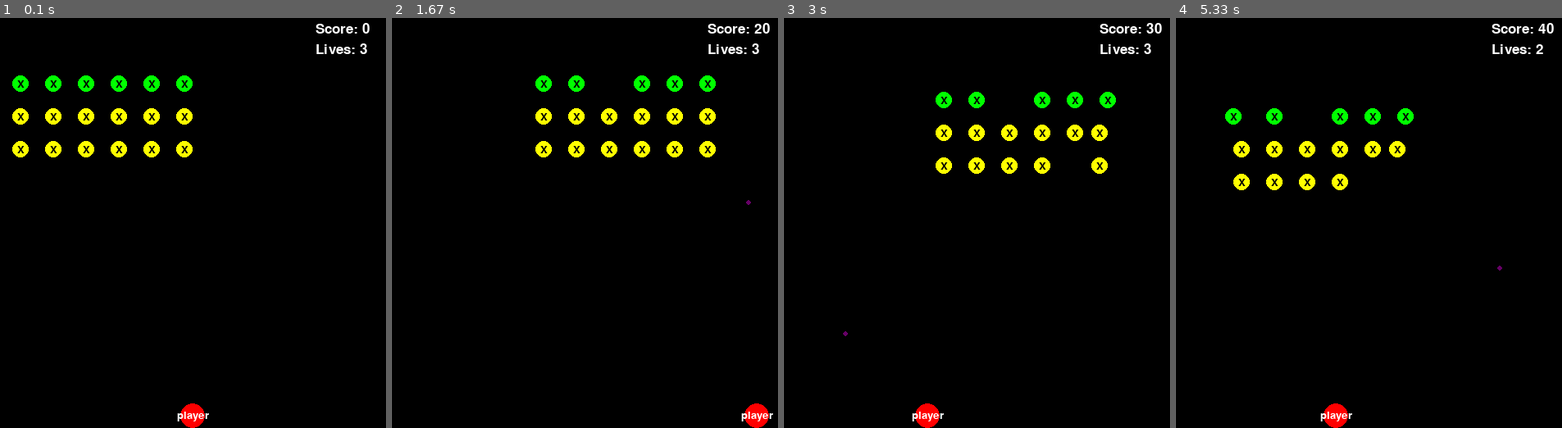
Above: before the commit, frames 1-4 (left to right).
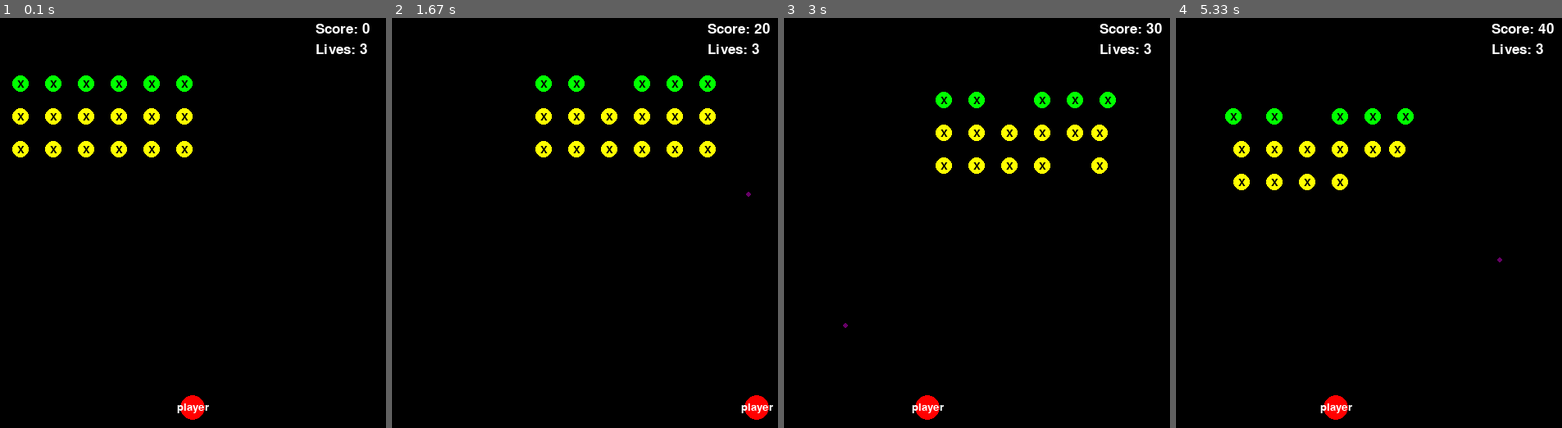
Above: after the commit, the same moments.

Repository: Timhobson-source/space-invaders-pygame
Game: pygame game, started from main.py
Two runs of this game, one before a commit and one after it. Both use one fixed random seed, a clock stepped at 60 frames per second and the inputs below.
Inputs:
- Up to frame 1 (0.1 s): no input
- Up to frame 2 (1.67 s): tap Space at 0.33, 0.73, 1.03, 1.23, 1.53 s; hold Right 0.67-1.13 s; hold Right 1.17-1.63 s
- Up to frame 3 (3 s): hold Left 1.67-2.2 s; tap Space at 1.73, 2.03, 2.3, 2.73 s; hold Left 2.23-2.63 s; hold Right from 2.67 s (still down)
- Up to frame 4 (5.33 s): tap Space at 3.03, 3.4, 3.7, 3.9, 4.2, 4.4, 4.7, 4.9, 5.2 s; release Right at 3.3 s; hold Left 3.33-3.8 s; hold Right 3.83-4.3 s; hold Right 4.33-4.8 s; hold Left from 4.83 s (still down)

The runs differ from the first frame. In frame 1, 0.4% of the frame differs, in the area x 45-55%, y 92-100%; in frame 2, 0.4%; in frame 3, 0.4%; in frame 4, 0.5%, in the area x 37-96%, y 6-100%.

Commit message:
add winning screen

Diff:
--- a/config/conf.yaml
+++ b/config/conf.yaml
@@ -1,10 +1,10 @@
 window:
   width: 500
   height: 500
-  left_horizontal_buffer: 25
-  right_horizontal_buffer: 25
-  top_vertical_buffer: 70
-  bottom_vertical_buffer: 0
+  left_buffer: 25
+  right_buffer: 25
+  top_buffer: 70
+  bottom_buffer: 10
 
 player:
   bullet:
--- a/main.py
+++ b/main.py
@@ -19,7 +19,7 @@
     screen_handler = ScreenHandler(window)
     screen_handler.screen_object_factory.create_score_box(**config['scorebox'])
     screen_handler.screen_object_factory.create_player(250, window.get_height(
-    ) - 15 - config['window']['bottom_vertical_buffer'], 25, 15)
+    ) - 15 - config['window']['bottom_buffer'], 25, 15)
     build_formation(screen_handler)
 
     running = True
--- a/src/formations.py
+++ b/src/formations.py
@@ -5,13 +5,13 @@
     # potentially even move this somewhere else
     from config import get_config
     config = get_config()
+
     r = config['enemy']['radius']
-    min_x = config['window']['left_horizontal_buffer']
-    max_x = screen_handler.screen.get_width(
-    ) - config['window']['right_horizontal_buffer']
+    min_x = config['window']['left_buffer']
+    max_x = screen_handler.screen.get_width() - config['window']['right_buffer']
     vel = config['enemy']['speed']
 
-    min_y = config['window']['top_vertical_buffer']
+    min_y = config['window']['top_buffer']
 
     extra = 1  # extra space between
     for x in range(min_x + r, min_x + 2*r*(ncols + 1 + extra), 2*r*(1+extra)):
@@ -20,8 +20,6 @@
                 "Too many enemies to fit on one row for given size.")
         for y in range(min_y + r, min_y + 2*r*(nrows + 1 + extra), 2*r*(1 + extra)):
             if y == min_y + r:
-                screen_handler.screen_object_factory.create_shooting_enemy(
-                    x, y, vel, r)
+                screen_handler.screen_object_factory.create_shooting_enemy(x, y, vel, r)
             else:
-                screen_handler.screen_object_factory.create_standard_enemy(
-                    x, y, vel, r)
+                screen_handler.screen_object_factory.create_standard_enemy(x, y, vel, r)
--- a/src/game_meta.py
+++ b/src/game_meta.py
@@ -4,6 +4,8 @@
         self.lives = start_lives
         self.points = start_points
         self.game_being_played = True
+        self.lost_state = False
+        self.won_state = False
 
     def lose_life(self):
         self.lives -= 1
@@ -17,3 +19,13 @@
     def stop_game(self):
         if self.game_being_played:
             self.game_being_played = False
+
+    def set_game_lost(self):
+        self.stop_game()
+        self.lost_state = True
+        self.won_state = False
+
+    def set_game_won(self):
+        self.stop_game()
+        self.lost_state = False
+        self.won_state = True
--- a/src/screen.py
+++ b/src/screen.py
@@ -27,8 +27,11 @@
 
     def update_screen_state(self):
         if self.player_has_lost():
-            self.game_meta.stop_game()
+            self.game_meta.set_game_lost()
             self.draw_losing_screen()
+        elif self.player_has_won():
+            self.game_meta.set_game_won()
+            self.draw_winning_screen()
         else:
             self.update_and_draw_objects()
 
@@ -37,14 +40,20 @@
     def player_has_lost(self):
         if self.game_meta.game_being_played:
             max_y = self.screen.get_height(
-            ) - config['window']['bottom_vertical_buffer']
+            ) - config['window']['bottom_buffer']
             enemies_land = any(
                 [
                     obj for obj in self.screen_objects
                     if isinstance(obj, Enemy) and obj.y >= max_y]
             )
             return (not self.game_meta.player_has_lives) or enemies_land
-        return True
+        return self.game_meta.lost_state
+
+    def player_has_won(self):
+        if self.game_meta.game_being_played:
+            enemies_defeated = not [obj for obj in self.screen_objects if isinstance(obj, Enemy)]
+            return self.game_meta.player_has_lives and enemies_defeated
+        return self.game_meta.won_state
 
     def clear_objects_from_screen(self):
         self.screen_objects = []
@@ -52,7 +61,13 @@
     def draw_losing_screen(self):
         self.screen.fill(BG_COLOR)
         self.clear_objects_from_screen()
-        box = self.screen_object_factory.create_lost_game_box(150, 200)
+        box = self.screen_object_factory.create_end_game_box(150, 200, 'YOU LOST!')
+        box.draw(self.game_meta.points)
+
+    def draw_winning_screen(self):
+        self.screen.fill(BG_COLOR)
+        self.clear_objects_from_screen()
+        box = self.screen_object_factory.create_end_game_box(150, 200, 'YOU WON!')
         box.draw(self.game_meta.points)
 
     def update_and_draw_objects(self):
--- a/src/screen_objects.py
+++ b/src/screen_objects.py
@@ -46,37 +46,43 @@
         args = [x, y, vel, radius, self.screen_handler.screen]
         obj = self.create(Player, *args)
         self.screen_handler.register_screen_object(obj)
+        return obj
 
     def create_standard_enemy(self, x: int, y: int, vel: int, radius: int):
         args = [x, y, vel, radius, self.screen_handler.screen]
         obj = self.create(StandardEnemy, *args)
         self.screen_handler.register_screen_object(obj)
+        return obj
 
     def create_shooting_enemy(self, x: int, y: int, vel: int, radius: int):
         args = [x, y, vel, radius, self.screen_handler.screen]
         obj = self.create(ShootingEnemy, *args)
         self.screen_handler.register_screen_object(obj)
+        return obj
 
     def create_player_bullet(self, x: int, y: int, vel: int, radius: int):
         args = [x, y, vel, radius, self.screen_handler.screen]
         obj = self.create(PlayerBullet, *args)
         self.screen_handler.register_screen_object(obj)
+        return obj
 
     def create_enemy_bullet(self, x: int, y: int, vel: int, radius: int):
         args = [x, y, vel, radius, self.screen_handler.screen]
         obj = self.create(EnemyBullet, *args)
         self.screen_handler.register_screen_object(obj)
+        return obj
 
     def create_score_box(self, x: int, y: int):
         args = [x, y, self.screen_handler.screen]
         obj = self.create(ScoreBox, *args)
         self.screen_handler.register_screen_object(obj)
-
-    def create_lost_game_box(self, x: int, y: int):
-        args = [x, y, self.screen_handler.screen]
-        obj = self.create(LostGameBox, *args)
-        self.screen_handler.register_screen_object(obj)
-        return obj  # we should make this consistent
+        return obj
+
+    def create_end_game_box(self, x: int, y: int, message: str):
+        args = [x, y, message, self.screen_handler.screen]
+        obj = self.create(EndGameBox, *args)
+        self.screen_handler.register_screen_object(obj)
+        return obj
 
 
 class ScreenObject(ABC):
@@ -129,12 +135,12 @@
 
     def is_offscreen(self):
         max_y = self.window.get_height(
-        ) - config['window']['bottom_vertical_buffer']
-        min_y = config['window']['top_vertical_buffer']
+        ) - config['window']['bottom_buffer']
+        min_y = config['window']['top_buffer']
 
         max_x = self.window.get_width(
-        ) - config['window']['right_horizontal_buffer']
-        min_x = config['window']['left_horizontal_buffer']
+        ) - config['window']['right_buffer']
+        min_x = config['window']['left_buffer']
 
         if self.y > max_y or self.y < min_y:
             return True
@@ -164,9 +170,9 @@
             self.shoot(screen_handler)
 
         # stop circle going out of the screen
-        min_x = self.radius + config['window']['left_horizontal_buffer']
+        min_x = self.radius + config['window']['left_buffer']
         max_x = self.window.get_width() - self.radius - \
-            config['window']['right_horizontal_buffer']
+            config['window']['right_buffer']
         self.x = clip_value(self.x, min_x, max_x)
 
     def shoot(self, screen_handler):
@@ -204,8 +210,8 @@
         del enemies  # avoid memory leak
 
         max_x = screen_handler.screen.get_width(
-        ) - config['window']['right_horizontal_buffer'] - lead_enemy.radius
-        min_x = config['window']['left_horizontal_buffer'] + lead_enemy.radius
+        ) - config['window']['right_buffer'] - lead_enemy.radius
+        min_x = config['window']['left_buffer'] + lead_enemy.radius
 
         if self.direction > 0 and lead_enemy.x > max_x:
             self.direction = -1  # switch direction
@@ -305,16 +311,17 @@
         self.window.blit(lives_box, (self.x, self.y + self.size))
 
 
-class LostGameBox(ScreenObject):
+class EndGameBox(ScreenObject):
 
     font = DEFAULT_FONT
     color = WHITE
 
-    def __init__(self, x: int, y: int, window: pygame.Surface, id: int):
+    def __init__(self, x: int, y: int, message: str, window: pygame.Surface, id: int):
         super().__init__(id)
         self.window = window
         self.x = x
         self.y = y
+        self.message = message
 
     def update_state(self, screen_handler):
         pass
@@ -323,7 +330,7 @@
         msg_size = 50
         score_box_size = 25
         msg = pygame.font.SysFont(self.font, msg_size).render(
-            "GAME OVER", True, self.color
+            self.message, True, self.color
         )
         score_box = pygame.font.SysFont(self.font, score_box_size).render(
             f"Score: {score}", True, self.color
